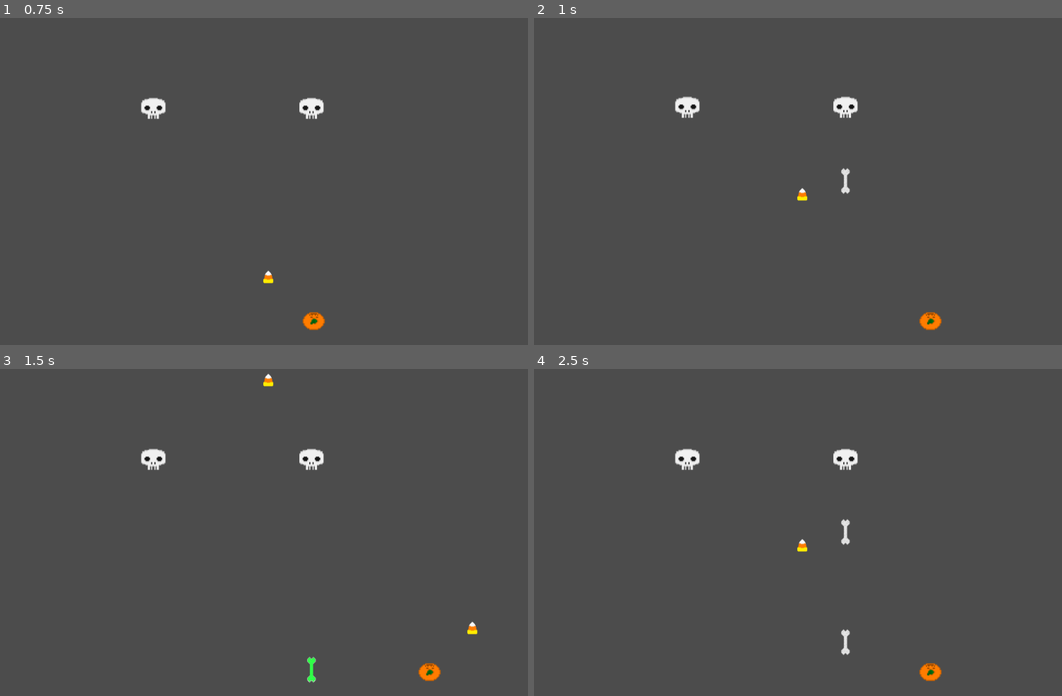
Above: before the commit, frames 1-4 (two rows, left to right).
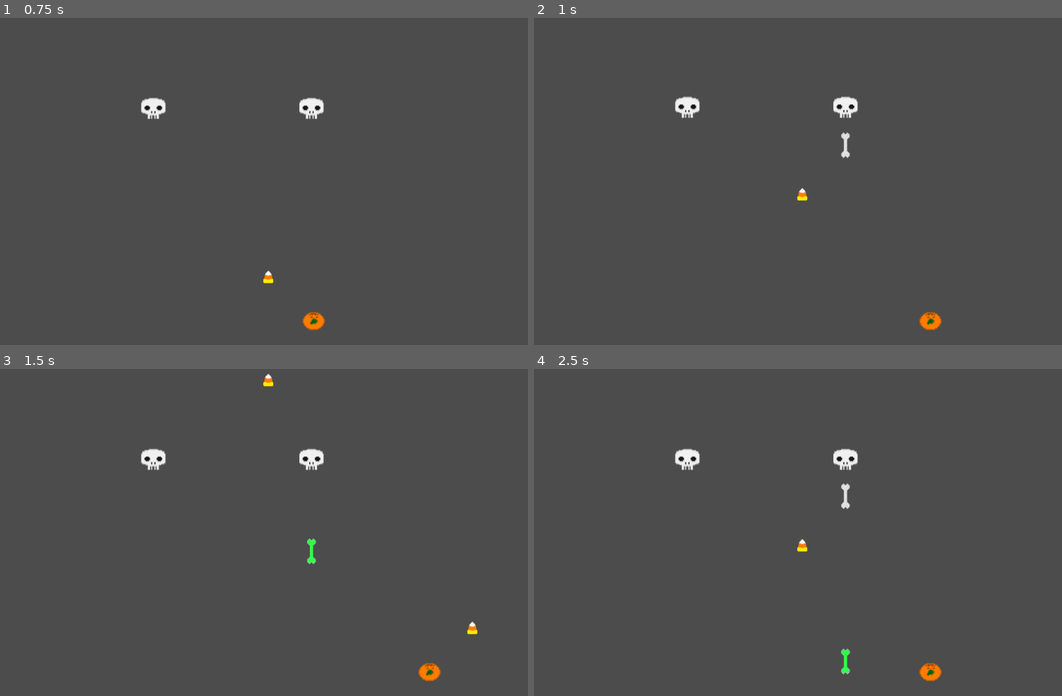
Above: after the commit, the same moments.

Repository: jdibble21/MJ-Spooky-Invaders
Game: Godot game, scene res://src/Level.tscn
Two runs of this game, one before a commit and one after it. Both use one fixed random seed, a clock stepped at 60 frames per second and the inputs below. The project has no main scene, so this scene is started directly.
Inputs:
- Up to frame 1 (0.75 s): hold Right (move_right) from 0.53 s (still down); tap Space (fire) at 0.6 s
- Up to frame 2 (1 s): keep holding Right (move_right)
- Up to frame 3 (1.5 s): release Right (move_right) at 1.28 s; hold Left (move_left) from 1.28 s (still down); tap Space (fire) at 1.35 s
- Up to frame 4 (2.5 s): release Left (move_left) at 2.03 s; hold Right (move_right) from 2.03 s (still down); tap Space (fire) at 2.1 s

Frame 1 is identical in both runs. In frame 2, 0.2% of the frame differs, in the area x 58-60%, y 34-54%; in frame 3, 0.2%; in frame 4, 0.3%, in the area x 58-60%, y 34-94%.

Commit message:
Add fire delay to enemy

Diff:
--- a/project/src/Enemy.gd
+++ b/project/src/Enemy.gd
@@ -2,13 +2,23 @@
 
 const ENEMY_BULLET = preload("res://src/EnemyBullet.tscn")
 onready var raycaster = $PlayerChecker
-
+var _fire_delay := 0.0
+var _just_fired := false
+var _next_fire_time := 0.3
 func _ready():
 	$AnimatedSprite.play("idle")
 
 func _physics_process(delta):
+	if _just_fired:
+		_fire_delay = _fire_delay + 0.01
+	print(_fire_delay)
 	if raycaster.is_colliding():
-		_fire()
+		if _fire_delay == 0:
+			_fire()
+			_just_fired = true
+		if _fire_delay >= _next_fire_time:
+			_fire_delay = 0
+			_just_fired = false
 
 
 func _on_HitBox_area_entered(_area):
--- a/project/src/EnemyBullet.gd
+++ b/project/src/EnemyBullet.gd
@@ -2,13 +2,13 @@
 # an object is hit or edge of screen is reached
 extends Area2D
 
-const SPEED := 500
+const SPEED := 200
+var _screen_height = ProjectSettings.get_setting("display/window/size/height")
 
 func _ready():
 	$AnimatedSprite.play("firing")
 
 func _physics_process(delta):
 	position += transform.y * SPEED * delta
-	if position.y >= 600:
-		print("deleting")
+	if position.y >= _screen_height:
 		queue_free()
--- a/project/src/Player.gd
+++ b/project/src/Player.gd
@@ -2,10 +2,11 @@
 extends KinematicBody2D
 
 const BULLET = preload("res://src/PlayerBullet.tscn")
+
 export var velocity := 600
+
 var _current_pos := Vector2()
 
-var _elapsed := 0
 func _ready():
 	pass
 
--- a/project/src/PlayerBullet.gd
+++ b/project/src/PlayerBullet.gd
@@ -15,4 +15,3 @@
 
 func _on_PlayerBullet_body_entered(body):
 	queue_free()
-	print("HIT!")
Not shown, changed: README.md
